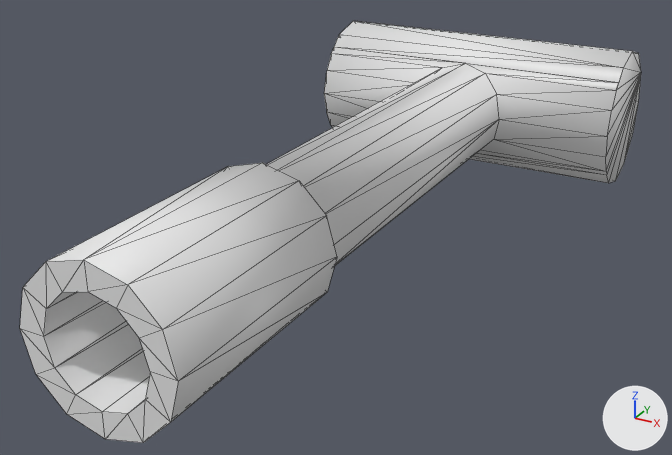
The OBJ model meshes/small_tank_barrel.obj: old version first, new version second.
The view is the same before and after, from a camera (50 mm lens) standing at (0.195, -0.54, 0.16) and looking at (-0.008, -0.171, -0.025). The lights are fixed; the arrows at lower right show +X, +Y and +Z. Mesh edges are drawn as thin lines. Where no turn or scale is listed for an object, it has been applied to the vertices.

Objects in the first picture: 'small_tank_barrel'.
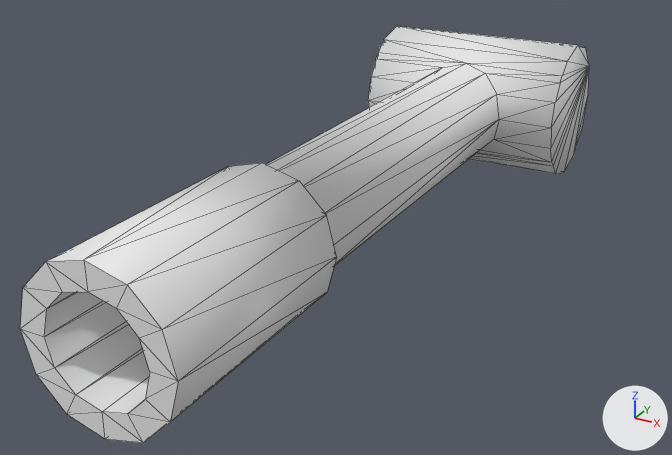
The newer file is also rescaled (x0.907) as a whole; pictures and numbers use the older file's frame.

Where the change shows, as pixel boxes (x1, y1, x2, y2) in the pictures (672 x 455 px; the box of a moved part takes in the faces that stretch with it):
part 1 of me_small_tank_barrel, moved or reshaped
    before: (20, 21, 641, 443)
    after: (20, 26, 589, 443)

The change in detail:
me_small_tank_barrel is used by ob_small_tank_barrel; location (0.0, 0.0, 0.0).
me_small_tank_barrel had 104 vertices, 204 faces and spanned x -0.089..0.089, y -0.348..0.039, z -0.039..0.039.
me_small_tank_barrel now has 104 vertices, 204 faces and spans x -0.058..0.058, y -0.348..0.039, z -0.039..0.039.
Part 1, on me_small_tank_barrel:
45 faces are deleted.
16 vertices in x 0.089, y -0.039..0.039, z -0.039..0.039 move by (-0.031, 0.0, 0.0).
16 vertices in x -0.089, y -0.039..0.039, z -0.039..0.039 move by (0.031, 0.0, 0.0).
1 vertex moves from x 0.0, y -0.027, z 0.028 to x 0.0, y -0.026, z 0.028.
45 new faces join them.
